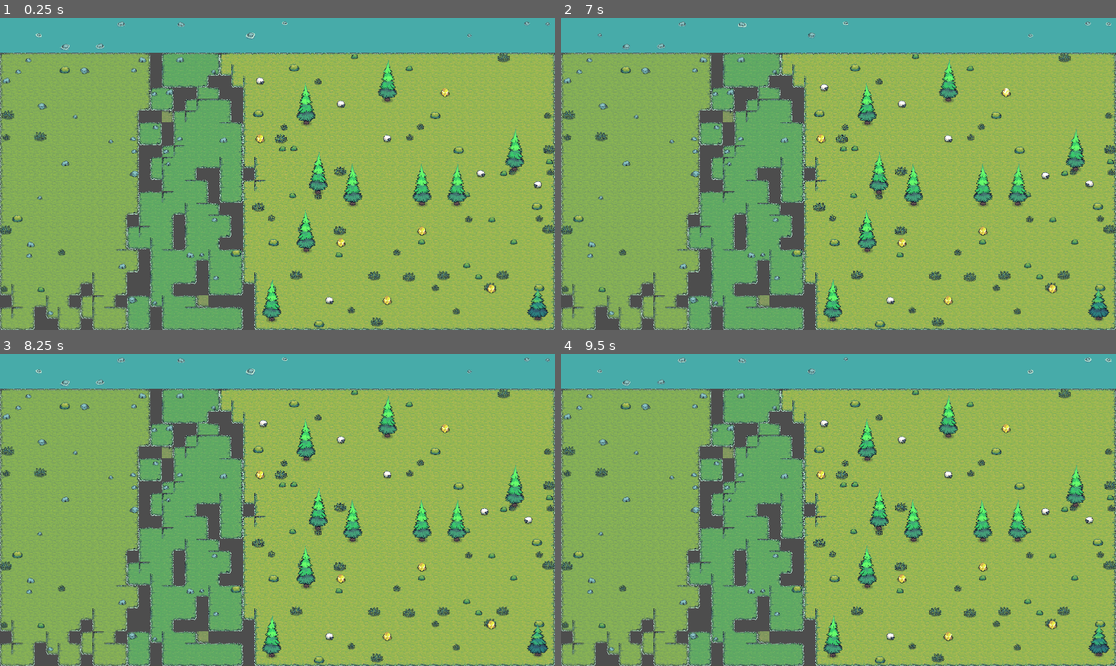
Above: before the commit, frames 1-4 (two rows, left to right).
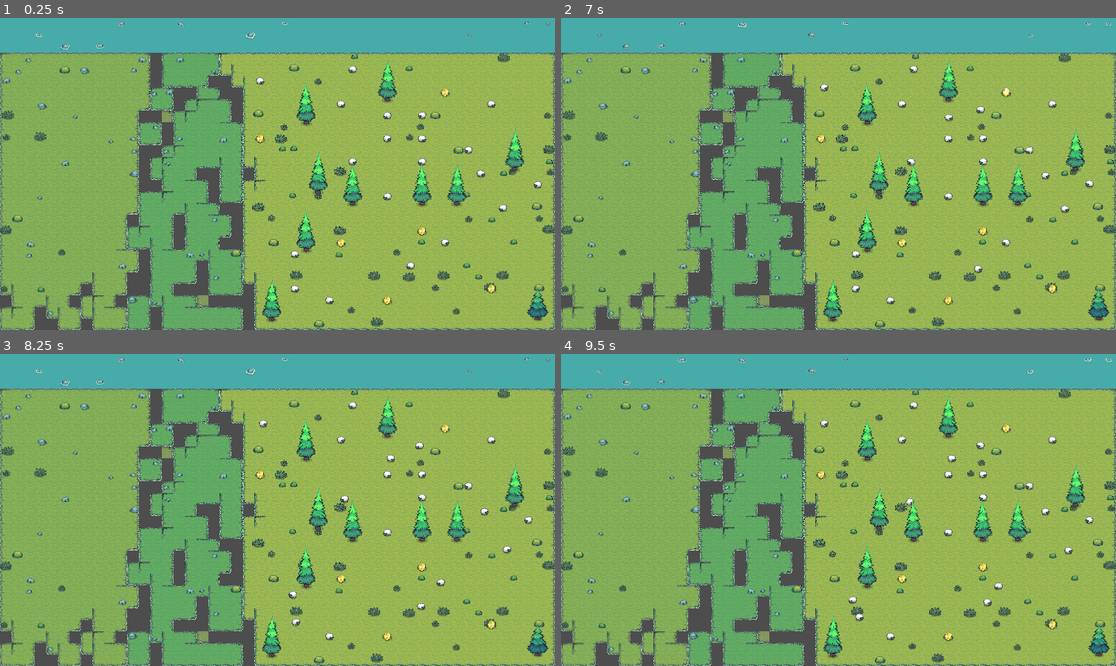
Above: after the commit, the same moments.

Repository: pagliaria/The-Wall
Game: Godot game, scene res://scenes/main.tscn
Two runs of this game, one before a commit and one after it. Both use one fixed random seed, a clock stepped at 60 frames per second and the inputs below.
Inputs (mouse positions are in pixels of both pictures, inside the frame that each line leads up to):
- Up to frame 1 (0.25 s): no input
- Up to frame 2 (7 s): tap Enter at 0.5 s; move the mouse to (960, 158) at 0.52 s; click (960, 158) at 0.67 s; move the mouse to (727, 189) at 1.27 s; click (727, 189) at 1.42 s; move the mouse to (894, 105) at 2.02 s; click (894, 105) at 2.17 s; move the mouse to (810, 236) at 2.77 s; click (810, 236) at 2.92 s; move the mouse to (1005, 220) at 3.52 s; click (1005, 220) at 3.67 s; move the mouse to (672, 127) at 4.27 s; click (672, 127) at 4.42 s; move the mouse to (866, 174) at 5.02 s; click (866, 174) at 5.17 s; move the mouse to (755, 96) at 5.77 s; click (755, 96) at 5.92 s; move the mouse to (960, 158) at 6.52 s; click (960, 158) at 6.67 s
- Up to frame 3 (8.25 s): move the mouse to (166, 525) at 7.27 s; click (166, 525) at 7.42 s; move the mouse to (333, 441) at 8.02 s; click (333, 441) at 8.17 s
- Up to frame 4 (9.5 s): move the mouse to (810, 572) at 8.77 s; click (810, 572) at 8.92 s

The runs differ from the first frame. In frame 1, 0.4% of the frame differs, in the area x 52-92%, y 15-89%; in frame 2, 0.4%; in frame 3, 0.4%, in the area x 51-93%, y 15-88%; in frame 4, 0.4%.

Commit message:
update resource z index

Diff:
--- a/scripts/resource_spawner.gd
+++ b/scripts/resource_spawner.gd
@@ -2,12 +2,21 @@
 
 # Resource spawner — places gold stones, wood trees, and sheep in the town zone.
 # A single shared 'placed' array is passed to every spawner so nothing overlaps.
+#
+# Z-INDEX LAYERS (fixed per type, no per-frame updates):
+#   Z_GOLD  = 2  — gold stones
+#   Z_UNITS = 3  — sheep (and future units)
+#   Z_TREES = 4  — trees (render in front of everything)
 
 const TILE_SIZE      = 64
 const MAP_COLS       = 48
 const MAP_ROWS       = 27
 const WATER_ROWS     = 3
-const COL_TOWN_START = 20   # must match terrain.gd COL_NOMANS_END
+const COL_TOWN_START = 20
+
+const Z_GOLD         = 2
+const Z_UNITS        = 3
+const Z_TREES        = 4
 
 # ── Gold Stone 3 ──────────────────────────────────────────────────────────────
 const GOLD_BASE      = preload("res://assets/Terrain/Resources/Gold/Gold Stones/Gold Stone 3.png")
@@ -35,14 +44,13 @@
 const SHEEP_GRAZE_FRAMES = 12
 const SHEEP_MOVE_FRAMES  = 4
 const SHEEP_FPS          = 8.0
-const SHEEP_COUNT        = 6
-const SHEEP_SPACING      = 2   # sheep can be closer together than trees/gold
+const SHEEP_COUNT        = 20
+const SHEEP_SPACING      = 2
 
 func _ready() -> void:
-	pass  # called from main.gd after terrain is ready
+	pass
 
 func spawn(ground_layer: TileMapLayer) -> void:
-	# One shared list — every placed resource blocks future ones regardless of type
 	var placed : Array[Vector2i] = []
 	var rng    := RandomNumberGenerator.new()
 
@@ -77,7 +85,7 @@
 	var node      := Node2D.new()
 	node.name      = "GoldStone_%d_%d" % [col, row]
 	node.position  = _tile_center(col, row)
-	node.z_index   = row
+	node.z_index   = Z_GOLD
 
 	var base      := Sprite2D.new()
 	base.texture   = GOLD_BASE
@@ -119,7 +127,7 @@
 	var node     := AnimatedSprite2D.new()
 	node.name     = "Tree_%d_%d" % [col, row]
 	node.position = _tile_center(col, row)
-	node.z_index  = row
+	node.z_index  = Z_TREES
 	node.flip_h   = rng.randf() > 0.5
 
 	node.sprite_frames = _make_frames(texture, TREE_FRAMES, TREE_FPS, true)
@@ -150,7 +158,6 @@
 		_spawn_one_sheep(col, row, rng)
 
 func _spawn_one_sheep(col: int, row: int, rng: RandomNumberGenerator) -> void:
-	# Build SpriteFrames with all three named animations
 	var sf := SpriteFrames.new()
 	sf.remove_animation("default")
 
@@ -173,8 +180,7 @@
 	sheep.name          = "Sheep_%d_%d" % [col, row]
 	sheep.sprite_frames = sf
 	sheep.position      = _tile_center(col, row)
-	sheep.z_index       = row
-	# Stagger start frame and random flip so they don't look identical
+	sheep.z_index       = Z_UNITS
 	sheep.frame         = rng.randi_range(0, SHEEP_IDLE_FRAMES - 1)
 	sheep.flip_h        = rng.randf() > 0.5
 	sheep.set_script(load("res://scripts/sheep.gd"))
--- a/scripts/sheep.gd
+++ b/scripts/sheep.gd
@@ -2,6 +2,7 @@
 
 # Sheep behaviour — state machine with idle, graze, and move states.
 # The sheep wanders within the town zone, occasionally stopping to eat or rest.
+# Z index is fixed at 3 (Units layer) — set by resource_spawner.gd at spawn.
 
 const TILE_SIZE      = 64
 const MAP_COLS       = 48
@@ -9,7 +10,6 @@
 const WATER_ROWS     = 3
 const COL_TOWN_START = 20
 
-# How long (seconds) each state lasts before picking a new one
 const IDLE_TIME_MIN  = 1.5
 const IDLE_TIME_MAX  = 4.0
 const GRAZE_TIME_MIN = 2.0
@@ -19,7 +19,6 @@
 
 const MOVE_SPEED     = 25.0   # px/sec
 
-# State IDs
 enum State { IDLE, GRAZE, MOVE }
 
 var _state       : State   = State.IDLE
@@ -34,67 +33,49 @@
 
 func _process(delta: float) -> void:
 	_state_timer += delta
-
-	match _state:
-		State.MOVE:
-			_do_move(delta)
-
+	if _state == State.MOVE:
+		_do_move(delta)
 	if _state_timer >= _state_dur:
 		_enter_state(_pick_random_state())
 
-# ── State machine ─────────────────────────────────────────────────────────────
-
 func _pick_random_state() -> State:
-	# Weighted: idle 40%, graze 40%, move 20%
 	var r := _rng.randf()
-	if r < 0.4:
-		return State.IDLE
-	elif r < 0.8:
-		return State.GRAZE
-	else:
-		return State.MOVE
+	if r < 0.4:   return State.IDLE
+	elif r < 0.8: return State.GRAZE
+	else:         return State.MOVE
 
 func _enter_state(new_state: State) -> void:
 	_state       = new_state
 	_state_timer = 0.0
-
 	match _state:
 		State.IDLE:
 			_state_dur = _rng.randf_range(IDLE_TIME_MIN, IDLE_TIME_MAX)
 			play("idle")
-
 		State.GRAZE:
 			_state_dur = _rng.randf_range(GRAZE_TIME_MIN, GRAZE_TIME_MAX)
 			play("graze")
-
 		State.MOVE:
-			_state_dur = _rng.randf_range(MOVE_TIME_MIN, MOVE_TIME_MAX)
-			# Pick a random direction, bias toward horizontal (sheep don't fly)
-			var angle  := _rng.randf_range(-PI * 0.4, PI * 0.4)
-			var sign_x := 1.0 if _rng.randf() > 0.5 else -1.0
-			_move_dir   = Vector2(cos(angle) * sign_x, sin(angle)).normalized()
-			# Flip sprite to face movement direction
-			flip_h      = _move_dir.x < 0
+			_state_dur  = _rng.randf_range(MOVE_TIME_MIN, MOVE_TIME_MAX)
+			var angle   := _rng.randf_range(-PI * 0.4, PI * 0.4)
+			var sign_x  := 1.0 if _rng.randf() > 0.5 else -1.0
+			_move_dir    = Vector2(cos(angle) * sign_x, sin(angle)).normalized()
+			flip_h       = _move_dir.x < 0
 			play("move")
 
 func _do_move(delta: float) -> void:
 	var new_pos := position + _move_dir * MOVE_SPEED * delta
 
-	# Clamp within town zone world bounds with a small margin
 	var min_x := (COL_TOWN_START + 1) * TILE_SIZE + TILE_SIZE * 0.5
 	var max_x := (MAP_COLS - 2)       * TILE_SIZE + TILE_SIZE * 0.5
 	var min_y := (WATER_ROWS + 1)     * TILE_SIZE + TILE_SIZE * 0.5
 	var max_y := (MAP_ROWS - 2)       * TILE_SIZE + TILE_SIZE * 0.5
 
-	# If we'd hit a boundary, bounce and pick a new state sooner
 	if new_pos.x < min_x or new_pos.x > max_x:
 		_move_dir.x *= -1.0
 		flip_h       = _move_dir.x < 0
 		new_pos      = position + _move_dir * MOVE_SPEED * delta
+	if new_pos.y < min_y or new_pos.y > max_y:
+		_move_dir.y  *= -1.0
+		new_pos       = position + _move_dir * MOVE_SPEED * delta
 
-	if new_pos.y < min_y or new_pos.y > max_y:
-		_move_dir.y *= -1.0
-		new_pos      = position + _move_dir * MOVE_SPEED * delta
-
-	position  = new_pos
-	z_index   = int(position.y)   # re-sort depth as sheep moves
+	position = new_pos
Not shown, changed: CONTEXT.md
